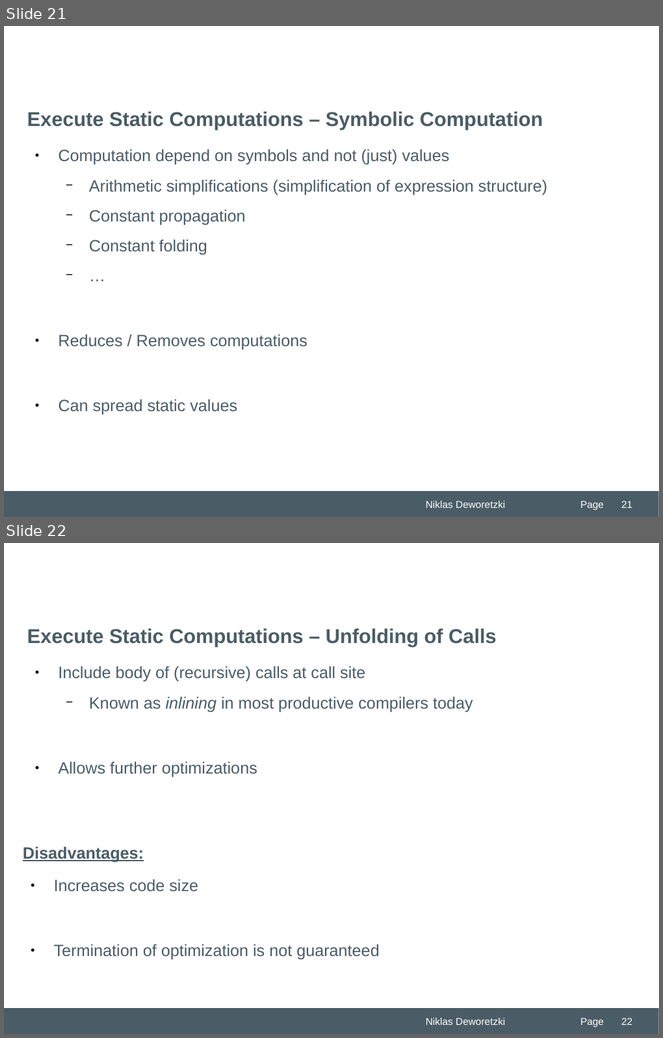
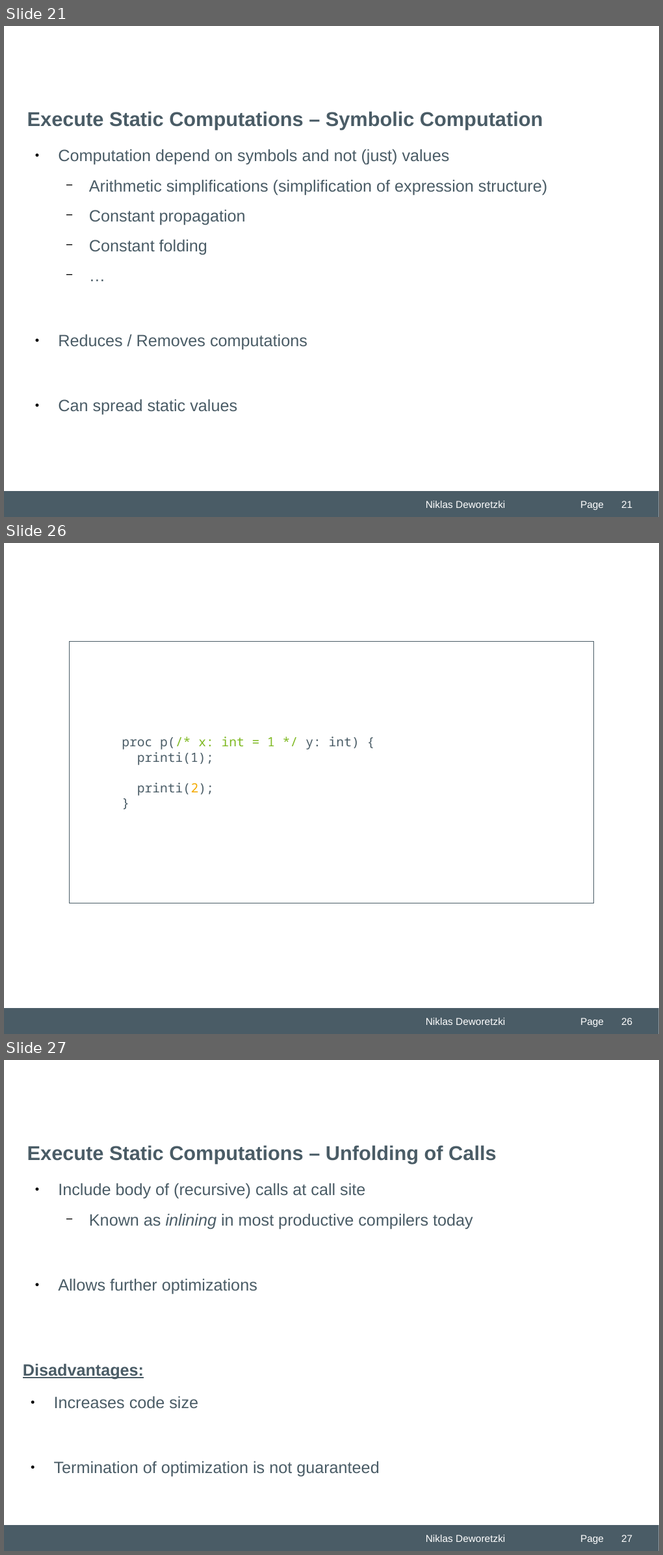
Before and after one commit to Niklas-Deworetzki/thm-masterseminar, a slide deck: paper/presentation/THM-Praesentation-FB06-MNI.odp. Shown one above the other, each under a label of ours: slides 21 and 22 before the commit, slides 21, 26 and 27 after it; the slides between them are not shown. The pictures are 663x1038 and 663x1555 pixels, drawn with LibreOffice and Linux fonts; fonts in the diff are those of the drawing; background and template pictures are left out. Boxes give left, top, right and bottom in pixels: in the first picture for what was removed or moved away, otherwise in the second. Text is boxed around its words. In the diff, an @@ line names an element or a change of style, - is before the commit and + after.

```diff
--- a/paper/presentation/THM-Praesentation-FB06-MNI.odp
+++ b/paper/presentation/THM-Praesentation-FB06-MNI.odp
@@ slide 26 added at [4, 543, 659, 1034], background #FFFFFF; not listed: 3 template elements that a slide beside it also shows @@
@@ rectangle added at [70, 641, 594, 903], outline #4A5C66 0 pt, 14 pt, text #4A5C66 @@
+proc p(/* x: int = 1 */ y: int) {
+printi(1);
+printi(2);
+}
@@ page number added at [622, 1018, 633, 1025], 11 pt, text #FFFFFF @@
+26
@@ what was slide 22 is now slide 27 @@
@@ page number at [622, 1535, 633, 1542]: text changed @@
-22
+27
```
Also in this commit, not shown: 6 slides changed, 5 other slides added, 2 other files.
